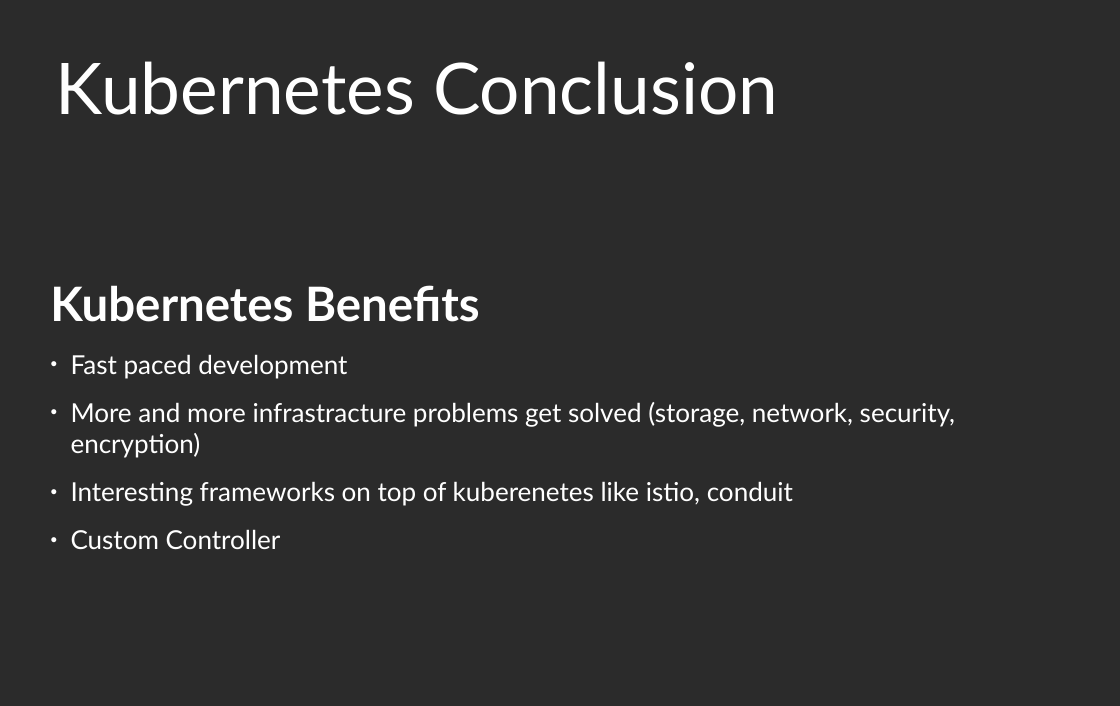
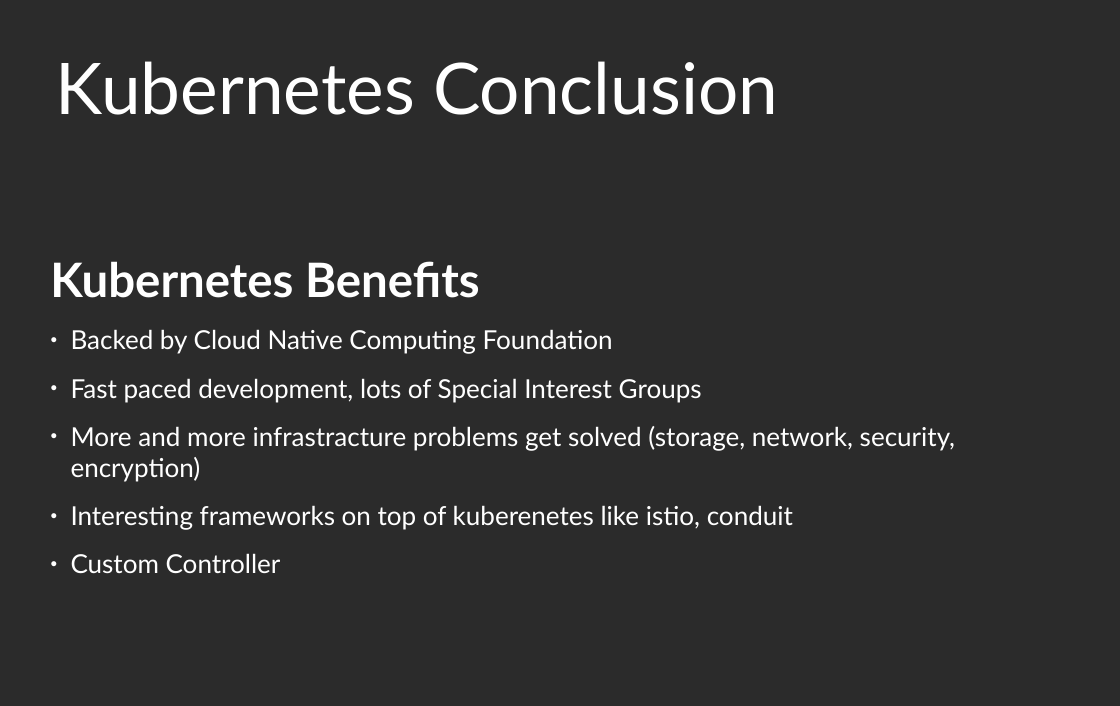
Before and after one commit to floriankammermann/kubernetes-presentation, a slide deck: slide 36 of kuberbernetes_praesentation.odp. Drawn at 1120x706 pixels with LibreOffice and Linux fonts; fonts in the diff are those of the drawing; background and template pictures are left out; a plain dark background stands for a picture behind light text. Boxes give left, top, right and bottom in pixels: in the first picture for what was removed or moved away, otherwise in the second. Text is boxed around its words. In the diff, an @@ line names an element or a change of style, - is before the commit and + after.

```diff
--- a/kuberbernetes_praesentation.odp
+++ b/kuberbernetes_praesentation.odp
@@ text at <box>71,329,702,402</box>: text changed @@
-● Fast paced development
+● Backed by Cloud Native Computing Foundation
+● Fast paced development, lots of Special Interest Groups
```
Also in this commit, not shown: 3 other slides changed.
